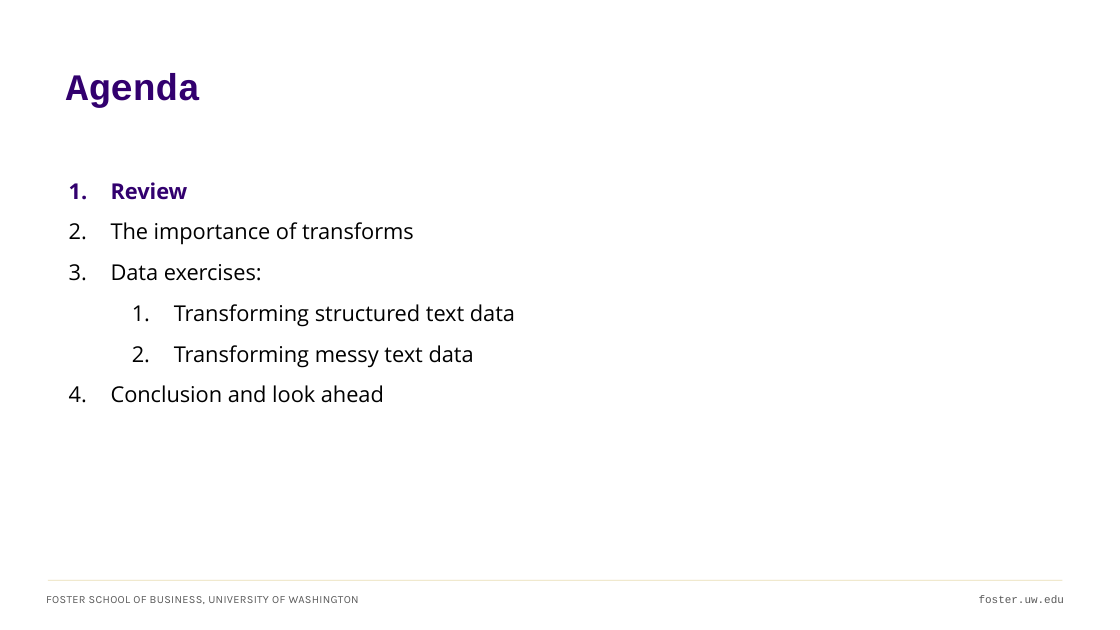
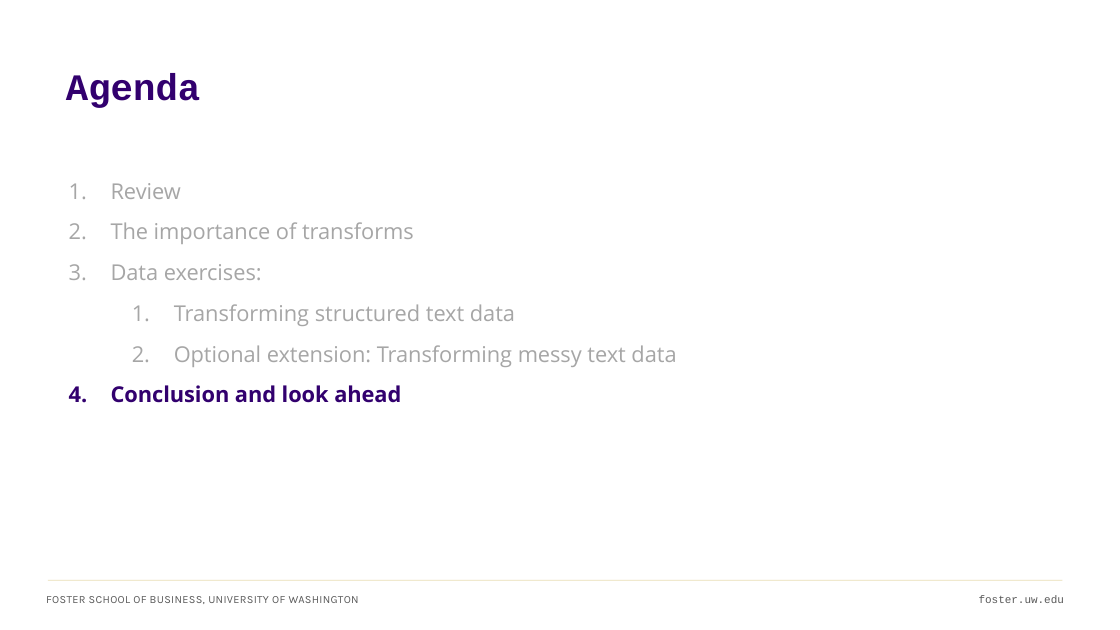
Before and after one commit to ashercurtis/slides.io, a slide deck: slide 11 of ACCTG320/ACCTG320Class04_2026.pptx (slide 5 before the commit). Drawn at 1120x630 pixels with LibreOffice and Linux fonts; fonts in the diff are those of the drawing. Boxes give left, top, right and bottom in pixels: in the first picture for what was removed or moved away, otherwise in the second. Text is boxed around its words. In the diff, an @@ line names an element or a change of style, - is before the commit and + after.

```diff
--- a/ACCTG320/ACCTG320Class04_2026.pptx
+++ b/ACCTG320/ACCTG320Class04_2026.pptx
@@ text at <box>111,183,515,403</box>: text colour #32006E to #A6A6A6, bold off in "Review"; text colour #000000 to #A6A6A6 in "The importance of transforms", "Data exercises:", "Transforming structured text data"; text colour #000000 to #32006E, bold on in "Conclusion and look ahead" @@
@@ text at <box>174,345,676,367</box>: text changed; text colour #000000 to #A6A6A6 @@
-  2. Transforming messy text data
+  2. Optional extension: Transforming messy text data
```
Also in this commit, not shown: 5 other slides changed, 2 slides added, 2 slides removed, 2 other files.
